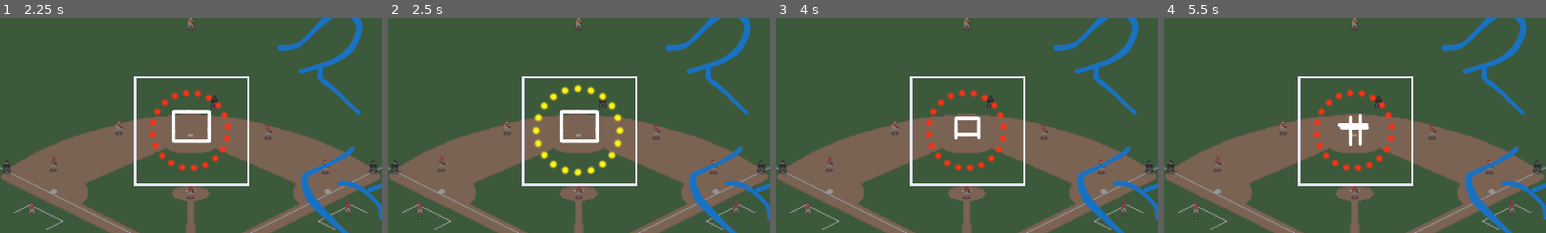
Above: before the commit, frames 1-4 (left to right).
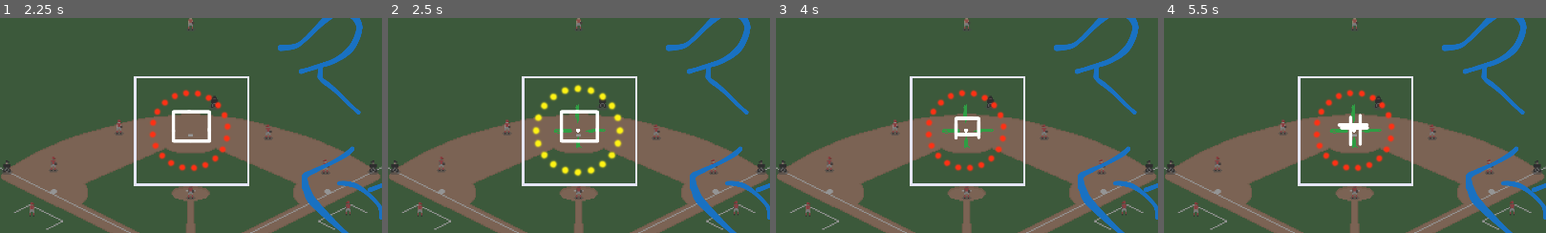
Above: after the commit, the same moments.

Repository: olive20xx/kgj-baseball
Game: Godot game, scene res://src/play_ball.tscn
Same seed, same stepped clock (60 frames per second), same inputs: the game is played once before the commit and once after it.
Inputs:
- Up to frame 1 (2.25 s): tap Enter (ui_accept) at 0.5, 0.77, 1.52, 2 s; hold Space (swing) 0.53-1.28 s; tap Space (swing) at 1.35 s; hold Space (swing) from 2.03 s (still down)
- Up to frame 2 (2.5 s): keep holding Space (swing)
- Up to frame 3 (4 s): tap Enter (ui_accept) at 2.75, 3.02, 3.77 s; release Space (swing) at 2.78 s; tap Space (swing) at 2.85 s; hold Space (swing) from 3.53 s (still down)
- Up to frame 4 (5.5 s): tap Escape (ui_cancel) at 4.15 s; tap Enter (ui_accept) at 4.25, 4.52, 5 s; release Space (swing) at 4.28 s; tap Space (swing) at 4.35 s; hold Space (swing) from 5.03 s (still down)
The pictures show only the part of the screen within x 25-75%, y 39-89%; the shares and areas given below are measured in that part.

Frame 1 is identical in both runs. In frame 2, 0.2% of the frame differs, in the area x 43-57%, y 40-61%; in frame 3, 0.2%; in frame 4, 0.3%.

Commit message:
reset after pitch

Diff:
--- a/src/components/blink.gd
+++ b/src/components/blink.gd
@@ -11,8 +11,7 @@
 
 
 func _ready() -> void:
-	if blinking_on_spawn and parent:
-		start()
+	reset()
 
 
 func start():
@@ -29,3 +28,9 @@
 
 func stop() -> void:
 	tween.kill()
+
+
+func reset() -> void:
+	parent.modulate.a = 1.0
+	if blinking_on_spawn and parent:
+		start()
--- a/src/components/move.gd
+++ b/src/components/move.gd
@@ -1,9 +1,9 @@
 class_name Move
 extends Node
 
-#TODO: parameterize the input map
 
-@export var speed := 200.0
+const DEFAULT_SPEED = 200.0
+@export var speed := DEFAULT_SPEED
 
 @export_category("InputMap")
 @export var _left: String
@@ -47,3 +47,7 @@
 	tween.tween_property(self, "speed", 0, time).set_ease(Tween.EASE_OUT).set_trans(Tween.TRANS_QUART)
 	tween.play()
 	return tween
+
+
+func reset() -> void:
+	speed = DEFAULT_SPEED
--- a/src/cursors/pitcher/pitcher_cursor.gd
+++ b/src/cursors/pitcher/pitcher_cursor.gd
@@ -5,8 +5,6 @@
 
 var time_to_arrive := 2.0
 var move_range := 100.0
-
-var test_value := 100.0
 
 var accept_input := true
 
@@ -19,6 +17,7 @@
 # until it matches the final position of the square
 # After pitching, it faintly grows back in the direction of the strike zone
 # but fades before it gets there
+
 
 func _input(event: InputEvent) -> void:
 	if not accept_input:
@@ -38,12 +37,12 @@
 	crosshair_blink.stop()
 	crosshair.modulate.a = 1.0
 	await get_tree().create_timer(0.5).timeout
-	crosshair.hide()
+	crosshair.modulate.a = 0.0
 	# narrow square
 	var time_to_tight := 0.5
 	var tween := pitcher_square.tighten_it_up_there_boys(time_to_tight)
 	await tween.finished
-	# allow movement within range
+	# allow limited movement after the throw
 	accept_input = true
 	var move_tween := move.set_limited_move(drift_speed, time_to_arrive)
 	await move_tween.finished
@@ -52,3 +51,10 @@
 
 func animate_square() -> void:
 	pass
+
+
+func reset() -> void:
+	accept_input = true
+	crosshair_blink.reset()
+	move.reset()
+	pitcher_square.reset()
--- a/src/cursors/pitcher/square.gd
+++ b/src/cursors/pitcher/square.gd
@@ -9,6 +9,8 @@
 @onready var bot_left: Sprite2D = $BotLeft
 @onready var bot_right: Sprite2D = $BotRight
 
+@onready var original_positions: Array[Vector2]
+
 var tween: Tween:
 	set(t):
 		if tween: tween.kill()
@@ -16,7 +18,9 @@
 
 
 func _ready() -> void:
-	modulate.a = 0
+	for sprite in get_children():
+		original_positions.append(sprite.position)
+	reset()
 
 
 func fade_in(time: float) -> Tween:
@@ -35,3 +39,10 @@
 	tween.tween_property(bot_right, "position", Vector2.from_angle(-3 * rads) * dist_to_tight, time).as_relative()
 	tween.play()
 	return tween
+
+
+func reset() -> void:
+	show()
+	modulate.a = 0
+	for i in original_positions.size():
+		get_child(i).position = original_positions[i]
--- a/src/hit_fairy.gd
+++ b/src/hit_fairy.gd
@@ -4,22 +4,26 @@
 signal hit_percentage(value: int)
 
 # TODO: I think you just need the global position and shape.radius
-var circ_shape: CollisionShape2D:
-	set(shape):
-		circ_shape = shape
-		position = circ_shape.global_position
-		if rect_shape: get_overlap()
+var circ_shape: CollisionShape2D
 # TODO: I think you just need the global position and Rect2 (or position + size)
-var rect_shape: CollisionShape2D:
-	set(shape):
-		rect_shape = shape
-		if circ_shape: get_overlap()
+var rect_shape: CollisionShape2D
 var overlap: PackedVector2Array = []
+
+
+func assign_rect(shape: CollisionShape2D) -> void:
+	rect_shape = shape
+	if circ_shape: get_overlap()
+
+func assign_circ(shape: CollisionShape2D) -> void:
+	circ_shape = shape
+	position = circ_shape.global_position
+	if rect_shape: get_overlap()
 
 
 func get_overlap() -> void:
 	if not circ_shape or not rect_shape:
 		print("hit fairy missing a shape")
+		print('circ: ', !!circ_shape, ' | rect: ', !!rect_shape)
 		return
 
 	# GlobalPosition (from center, absolute) + Rect2D.position (top-left, relative)
@@ -49,21 +53,18 @@
 		total = rect_area
 	else:
 		total = circ_area
-	#total := rect_shape.shape.get_rect().get_area()
-
 
 	var hit := calculate_area(overlap)
 
 	return roundi(hit / total * 100)
 
 
-func clear() -> void:
+func reset() -> void:
+	circ_shape = null
+	rect_shape = null
 	overlap = []
 	queue_redraw()
 
-
-func _input(event: InputEvent) -> void:
-	if event.is_action_pressed("ui_cancel"): clear()
 
 func _draw() -> void:
 	if overlap:
--- a/src/play_ball.gd
+++ b/src/play_ball.gd
@@ -10,17 +10,33 @@
 #	   - random shapes
 #      - moving strike zone!
 
+var reset_time := 2.0
+
 @onready var center_pos: Vector2 = $CenterMarker.position
 @onready var pitcher_cursor: PitcherCursor = %PitcherCursor
 @onready var strike_zone: StrikeZone = %StrikeZone
 @onready var batter_circle: BatterCircle = %BatterCircle
 @onready var hit_fairy: HitFairy = $HitFairy
 @onready var label: Label = $UI/Panel/Label
+@onready var reset_timer: Timer = $ResetTimer
 
 
 func _ready() -> void:
+	reset()
+	pitcher_cursor.arrived.connect(hit_fairy.assign_rect)
+	batter_circle.swung.connect(hit_fairy.assign_circ)
+	hit_fairy.hit_percentage.connect(_on_pitch_complete)
+
+
+func _on_pitch_complete(pc: float) -> void:
+	label.text = "HIT: " + str(pc) + "%"
+	reset_timer.start(reset_time)
+	await reset_timer.timeout
+	reset()
+
+
+func reset() -> void:
+	hit_fairy.reset()
 	pitcher_cursor.position = center_pos
 	batter_circle.position = center_pos
-	pitcher_cursor.arrived.connect(func(shape): hit_fairy.rect_shape = shape)
-	batter_circle.swung.connect(func(shape): hit_fairy.circ_shape = shape)
-	hit_fairy.hit_percentage.connect(func(pc): label.text = "HIT: " + str(pc) + "%")
+	pitcher_cursor.reset()
--- a/src/play_ball.tscn
+++ b/src/play_ball.tscn
@@ -12,6 +12,8 @@
 
 [node name="PlayBall" type="Node2D"]
 script = ExtResource("1_hvvun")
+
+[node name="ResetTimer" type="Timer" parent="."]
 
 [node name="Background" type="TextureRect" parent="."]
 modulate = Color(1, 1, 1, 0.4)
